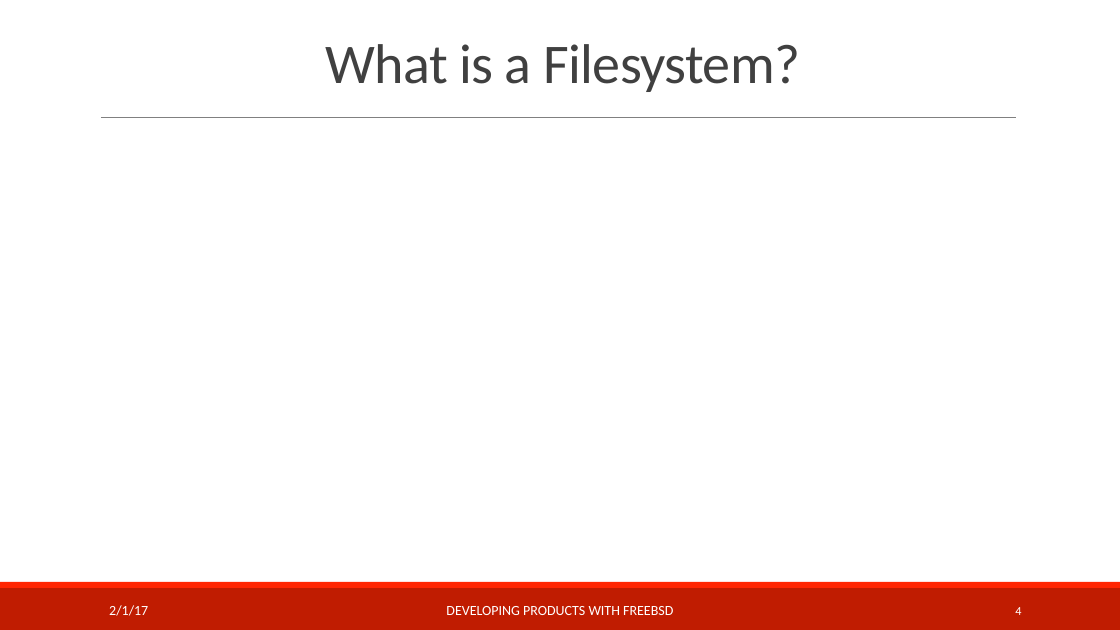
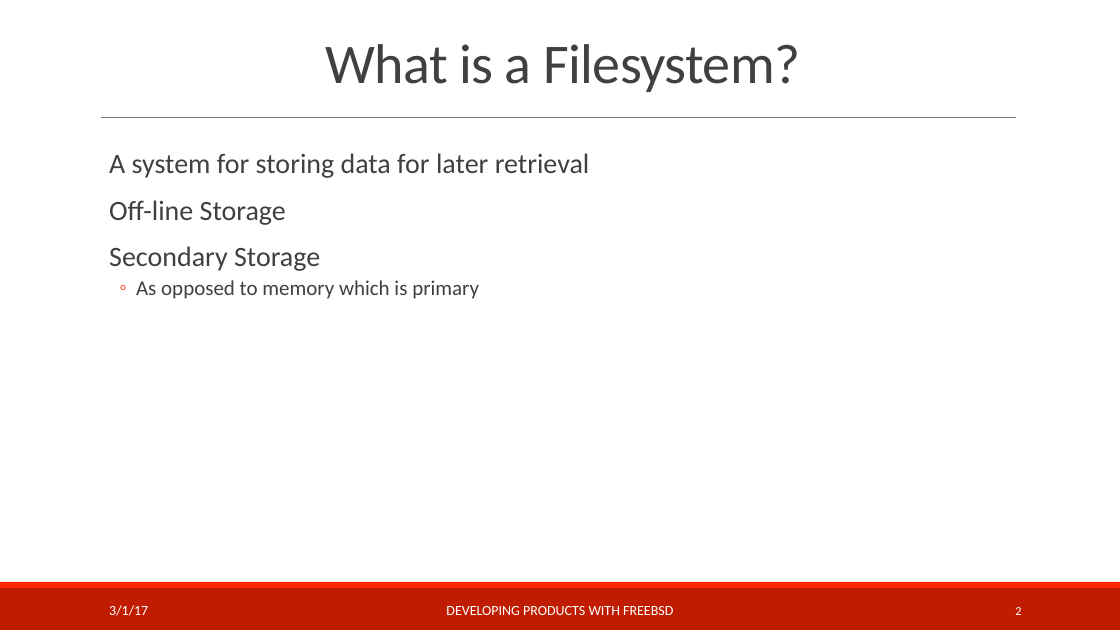
Before and after one commit to teachbsd/course, a slide deck: slide 2 of undergraduate/lectures/storage.pptx (slide 4 before the commit). Drawn at 1120x630 pixels with LibreOffice and Linux fonts; fonts in the diff are those of the drawing; background and template pictures are left out. Boxes give left, top, right and bottom in pixels: in the first picture for what was removed or moved away, otherwise in the second. Text is boxed around its words. In the diff, an @@ line names an element or a change of style, - is before the commit and + after.

Commit message:
Continue updating PowerPoint version of Storage section.

```diff
--- a/undergraduate/lectures/storage.pptx
+++ b/undergraduate/lectures/storage.pptx
@@ text added at (x1=109, y1=153, x2=590, y2=299), 24 pt, text #404040 @@
+  A system for storing data for later retrieval
+  Off-line Storage
+  Secondary Storage
+  ◦ As opposed to memory which is primary
@@ text at (x1=109, y1=605, x2=148, y2=616): text changed @@
-2/1/17
+3/1/17
@@ page number at (x1=1015, y1=607, x2=1021, y2=615): text changed @@
-4
+2
```
Also in this commit, not shown: 9 other slides changed, 2 slides removed.
